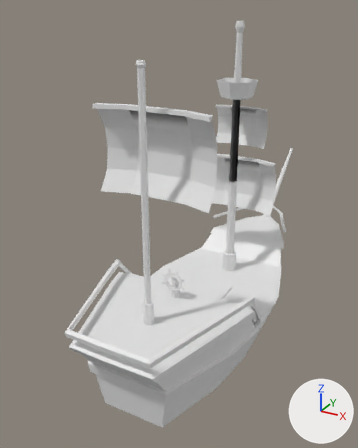
The FBX model Assets/models/ship_untextured_top.fbx: old version first, new version second.
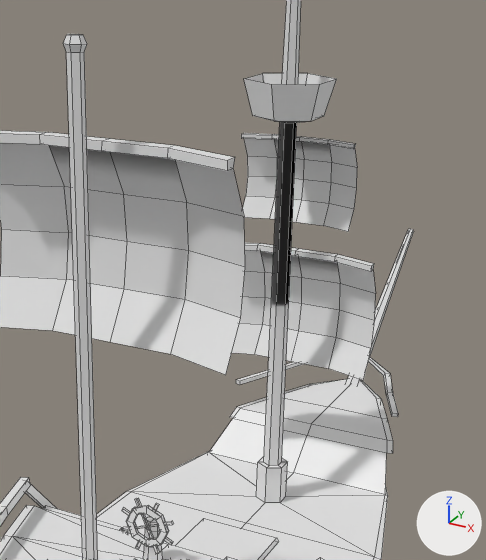
There are two pictures of each version: one whole from a 50 mm camera at (6.18, -12.81, 10.75) aimed at (-1.22, 0.64, 4.02), one close up on the part from 30% to 91% of the width and 10% to 66% of the height. The axes (+X, +Y, +Z) are drawn at lower right. The lights are the same throughout. The last two pictures show the newer version. The close-ups show mesh edges as thin lines. Vertices at exactly the same position are counted once.

Names of what the first close-up shows: 'Top.001'.
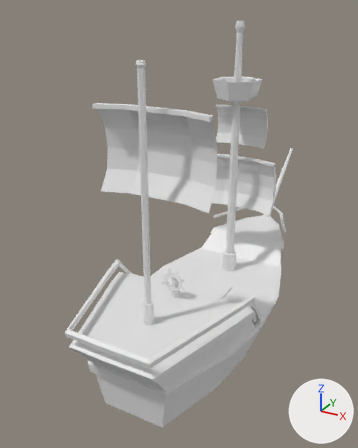
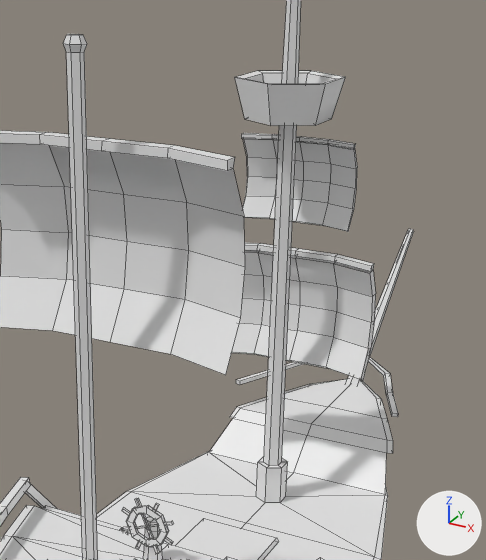
Pixel boxes [x1, y1, x2, y2] of what changed, in the close-ups (486 x 560 px):
part 1 of me_plane_004, built on
    before: [232, 138, 376, 380]
    after: [232, 71, 376, 380]

Diff of the bpy script that builds the scene:
```diff
--- a/Assets/models/ship_untextured_top.fbx.py
+++ b/Assets/models/ship_untextured_top.fbx.py
@@ me_plane_004 @@
 # used by ob_top_001; location = (0.0, 0.0, 0.0)
-me_plane_004.from_pydata(...)  # 696 vertices, 642 faces; spans x -2.34..2.34, y -5.23..9.19, z 0.37..10.35
+me_plane_004.from_pydata(...)  # 740 vertices, 692 faces; spans x -2.34..2.34, y -5.23..9.19, z 0.37..10.35
+# me_plane_004 part 1: 8 vertices moved from x -0.64..0.65, y 2.95..3.18, z 4.53..7.34 to x -1.25..1.28, y 2.73..2.88, z 4.14..7.63; 10 vertices removed from x -0.64..0.65, y 2.95..3.18, z 4.53..7.34; 54 vertices added at x -1.25..1.28, y 1.48..3.09, z 4.14..8.64
```
